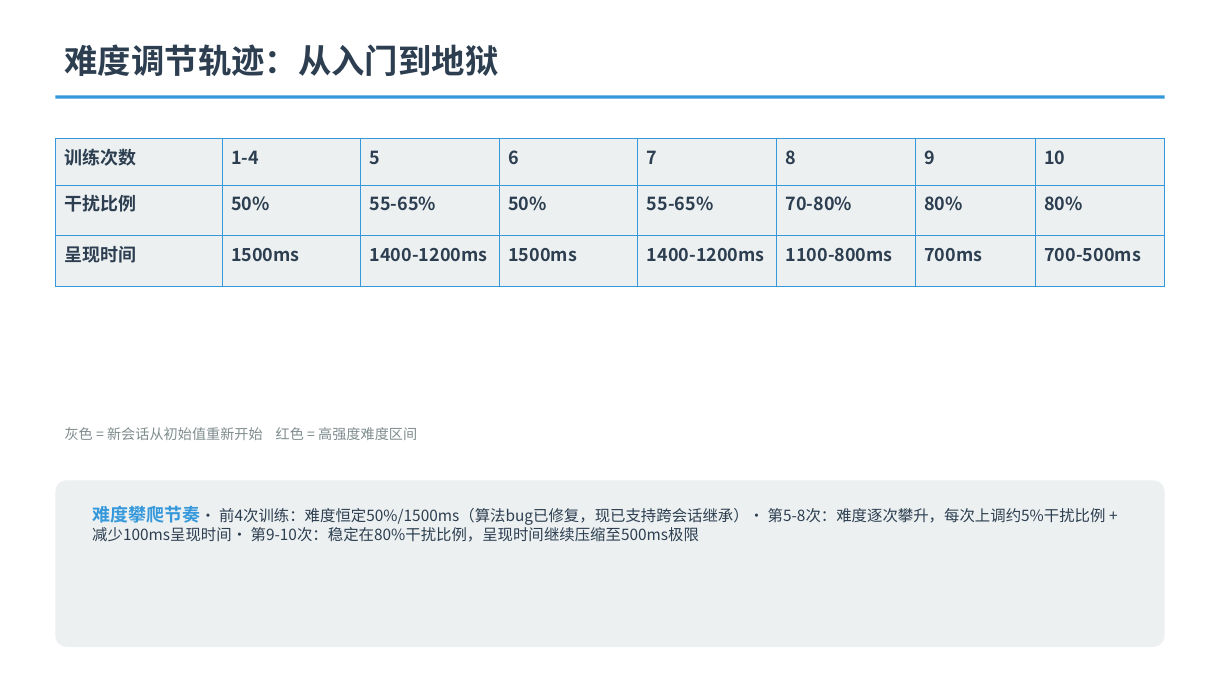
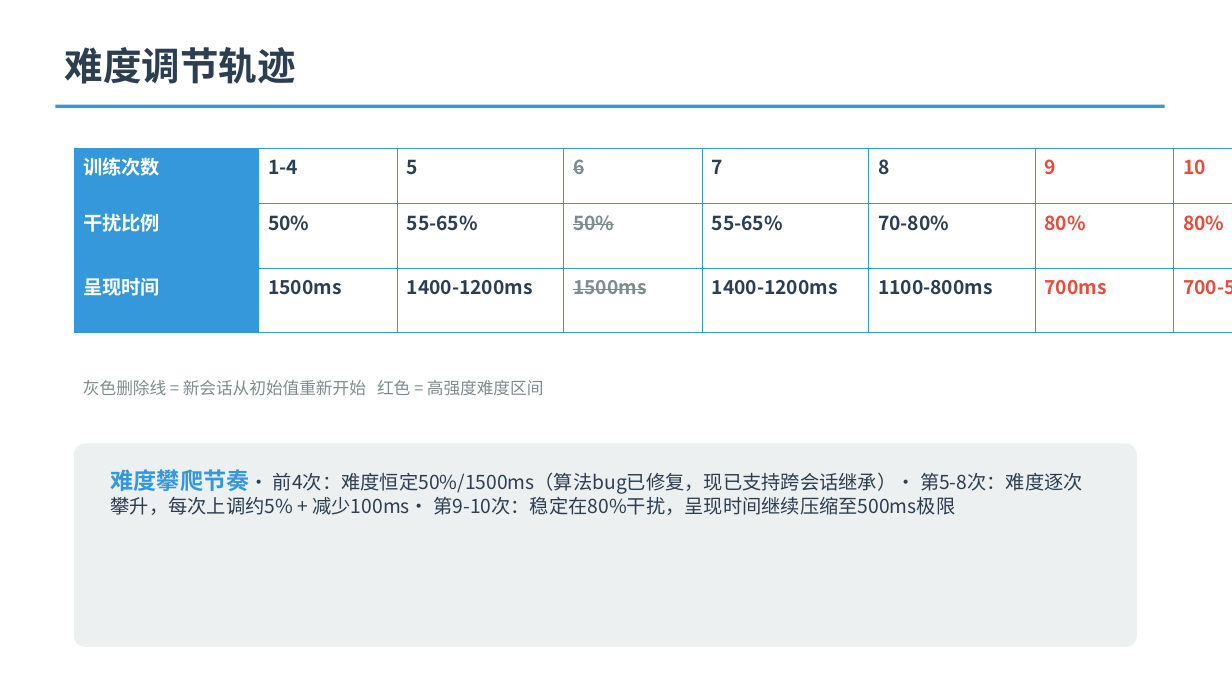
Before and after one commit to wangxi886/stroop-attention-trainer, a slide deck: slide 8 of Stroop自适应训练系统-期末汇报.pptx. Drawn at 1232x693 pixels with LibreOffice and Linux fonts; fonts in the diff are those of the drawing. Boxes give left, top, right and bottom in pixels: in the first picture for what was removed or moved away, otherwise in the second. Text is boxed around its words. In the diff, an @@ line names an element or a change of style, - is before the commit and + after.

```diff
--- a/Stroop自适应训练系统-期末汇报.pptx
+++ b/Stroop自适应训练系统-期末汇报.pptx
@@ text at <box>65,47,296,84</box>: text changed; size 26 to 30 pt @@
-难度调节轨迹：从入门到地狱
+难度调节轨迹
@@ line moved from (55, 97) - (1165, 97) to (55, 106) - (1165, 106) @@
@@ table at <box>74,148,1232,300</box> @@
@@ fill #ECF0F1 to #3498DB in 3 cells @@
@@ fill #ECF0F1 to none in 21 cells @@
@@ size 14 to 15 pt @@
@@ text colour #2C3E50 to #FFFFFF in "训练次数", "干扰比例", "呈现时间" @@
@@ text colour #2C3E50 to #7F8C8D, strikethrough on in "6", "50%", "1500ms" @@
@@ text colour #2C3E50 to #E74C3C in "9", "10", "80%", "80%" and 2 more places @@
@@ table: place and size @@
-table at <box>55,139,1165,267</box>
+table at <box>74,148,1232,300</box>
@@ text at <box>83,380,544,396</box>: text changed; size 11 to 13 pt @@
-灰色 = 新会话从初始值重新开始 红色 = 高强度难度区间
+灰色删除线 = 新会话从初始值重新开始 红色 = 高强度难度区间
@@ rounded rectangle: place and size @@
-rounded rectangle at <box>55,481,1165,647</box>
+rounded rectangle at <box>74,444,1137,647</box>
@@ rounded rectangle at <box>74,444,1137,647</box>: proportions changed @@
@@ text at <box>111,469,1083,515</box>: text changed; size 12 to 15 pt @@
-难度攀爬节奏• 前4次训练：难度恒定50%/1500ms（算法bug已修复，现已支持跨会话继承）• 第5-8次：难度逐次攀升，每次上调约5%干扰比例 + 减少100ms呈现时间• 第9-10次：稳定在80%干扰比例，呈现时间继续压缩至500ms极限
+难度攀爬节奏• 前4次：难度恒定50%/1500ms（算法bug已修复，现已支持跨会话继承）• 第5-8次：难度逐次攀升，每次上调约5% + 减少100ms• 第9-10次：稳定在80%干扰，呈现时间继续压缩至500ms极限
```
Also in this commit, not shown: 11 other slides changed.
